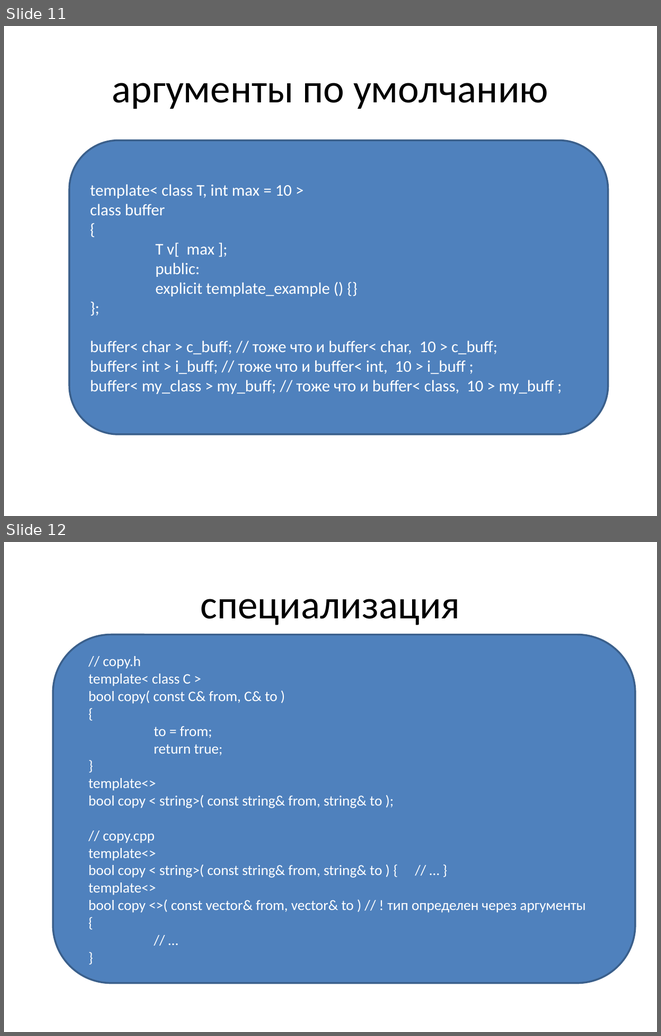
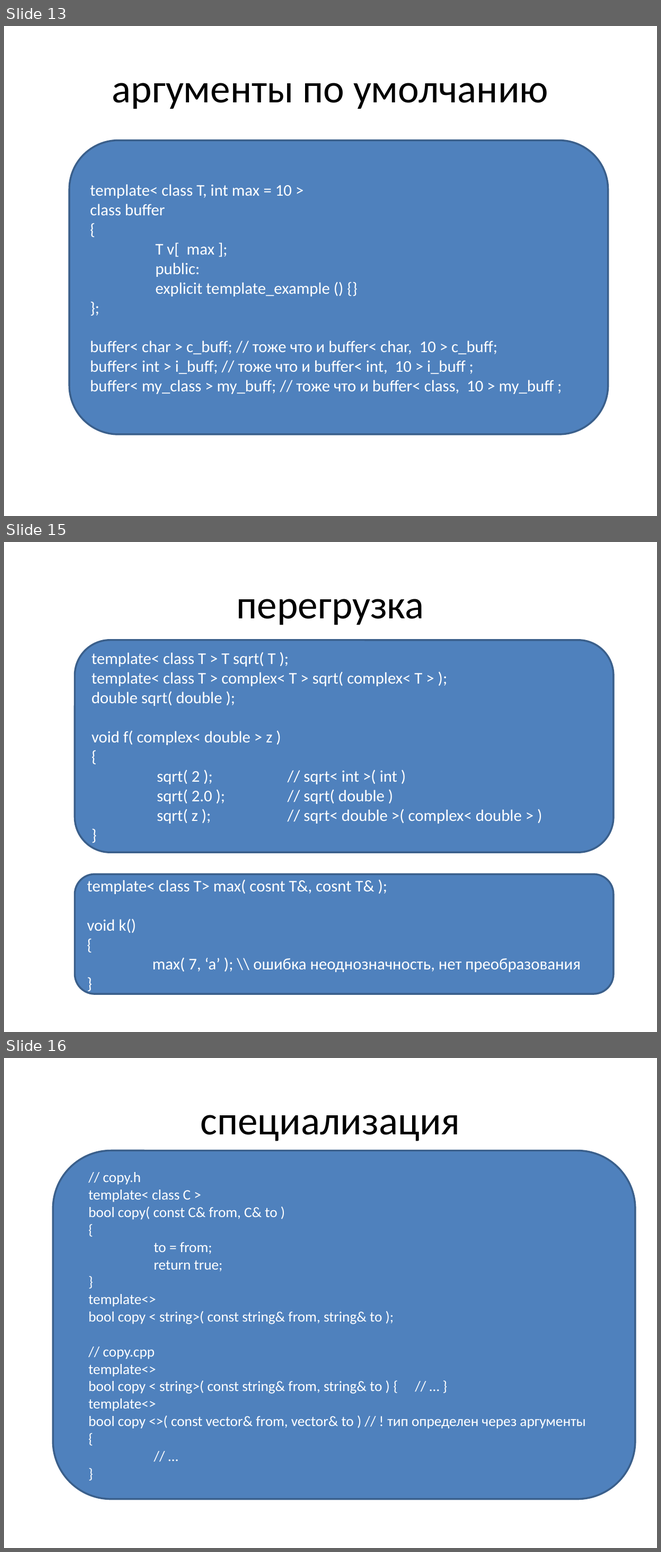
Before and after one commit to tscherkas/cpp_craft_1013, a slide deck: lections/cpp_craft_lec_5_pre.pptx. Shown one above the other, each under a label of ours: slides 11 and 12 before the commit, slides 13, 15 and 16 after it; the slides between them are not shown. The pictures are 661x1036 and 661x1552 pixels, drawn with LibreOffice and Linux fonts; fonts in the diff are those of the drawing. Boxes give left, top, right and bottom in pixels: in the first picture for what was removed or moved away, otherwise in the second. Text is boxed around its words. In the diff, an @@ line names an element or a change of style, - is before the commit and + after.

```diff
--- a/lections/cpp_craft_lec_5_pre.pptx
+++ b/lections/cpp_craft_lec_5_pre.pptx
@@ slide 15 added at (x1=4, y1=542, x2=657, y2=1032), background #FFFFFF @@
@@ title added at (x1=237, y1=599, x2=424, y2=625), 44 pt, text #000000 @@
+перегрузка
@@ rounded rectangle added at (x1=74, y1=640, x2=613, y2=852), fill #4F81BD, outline #3A5F8C 2 pt, 18 pt, text #FFFFFF @@
+template< class T > T sqrt( T );
+template< class T > complex< T > sqrt( complex< T > );
+double sqrt( double );
+void f( complex< double > z )
+{
+sqrt( 2 ); // sqrt< int >( int )
+sqrt( 2.0 ); // sqrt( double )
+sqrt( z ); // sqrt< double >( complex< double > )
+}
@@ rounded rectangle added at (x1=74, y1=874, x2=613, y2=993), fill #4F81BD, outline #3A5F8C 2 pt, 18 pt, text #FFFFFF @@
+template< class T> max( cosnt T&, cosnt T& );
+void k()
+{
+max( 7, ‘a’ ); \\ ошибка неоднозначность, нет преобразования
+}
@@ what was slide 11 is now slide 13 @@
@@ what was slide 12 is now slide 16 @@
```
Also in this commit, not shown: 5 slides changed, 3 other slides added.
